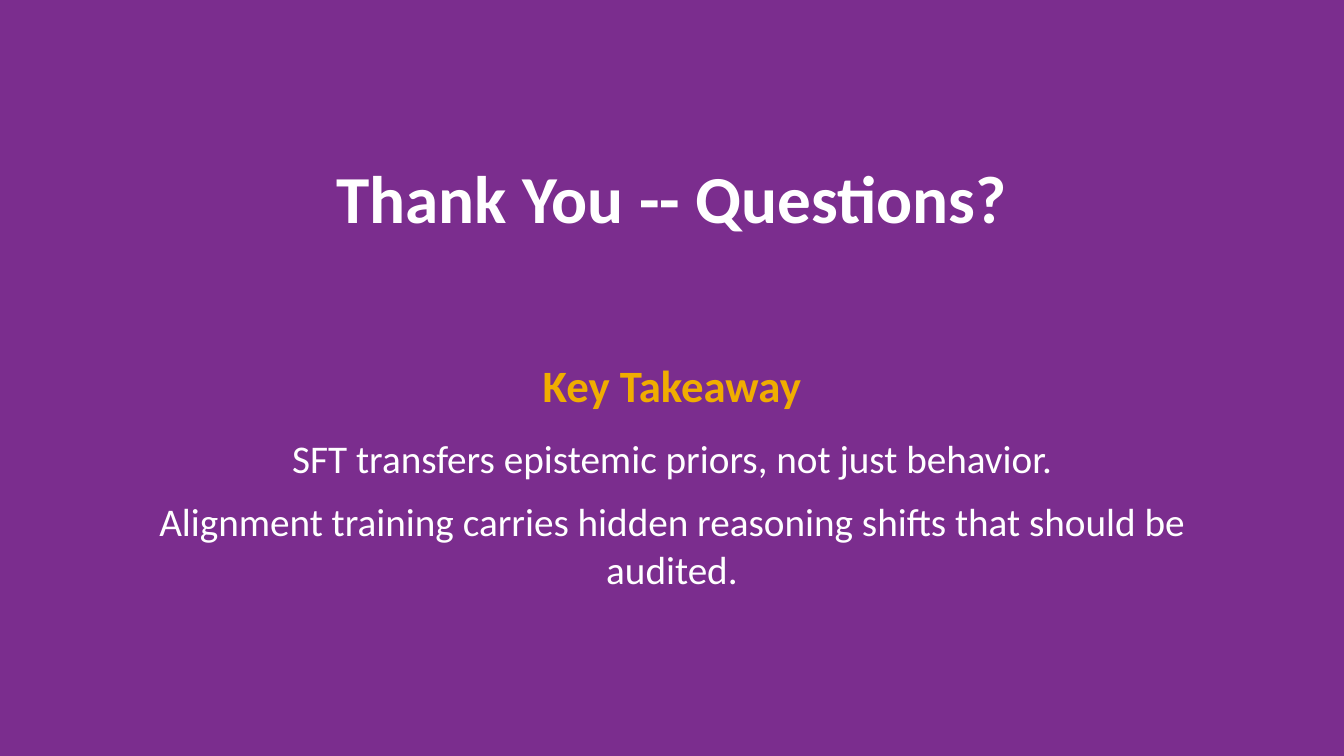
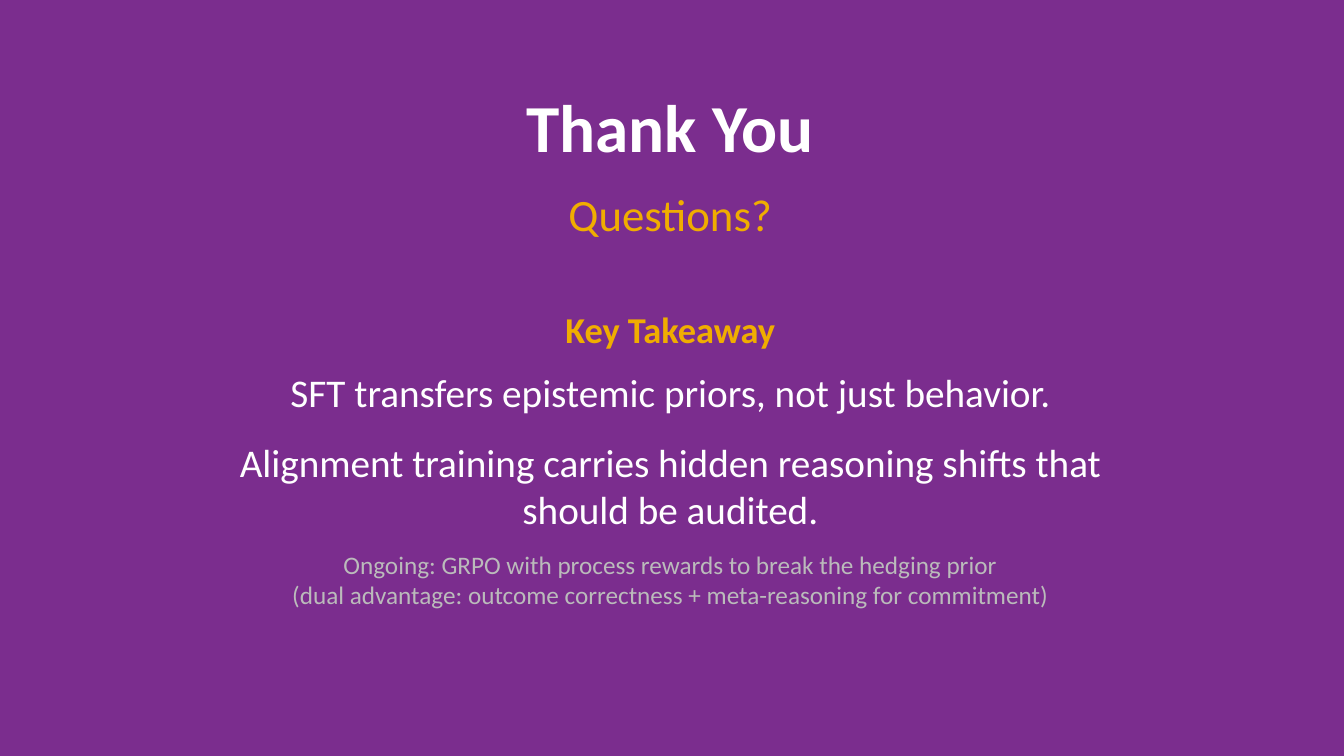
Before and after one commit to gbangban/ai-ideology-study, a slide deck: slide 10 of paper/iclr2026/iclr2026_spotlight.pptx. Drawn at 1344x756 pixels with LibreOffice and Linux fonts; fonts in the diff are those of the drawing. Boxes give left, top, right and bottom in pixels: in the first picture for what was removed or moved away, otherwise in the second. Text is boxed around its words. In the diff, an @@ line names an element or a change of style, - is before the commit and + after.

```diff
--- a/paper/iclr2026/iclr2026_spotlight.pptx
+++ b/paper/iclr2026/iclr2026_spotlight.pptx
@@ text at [526,105,814,153]: text changed @@
-Thank You -- Questions?
+Thank You
@@ text added at [568,200,771,237], 32 pt, text #F0AD00 @@
+Questions?
@@ text added at [565,317,775,349], 26 pt, text #F0AD00, bold @@
+Key Takeaway
@@ text added at [290,379,1051,414], 28 pt, text #FFFFFF @@
+SFT transfers epistemic priors, not just behavior.
@@ text at [292,370,1052,480]: paragraphs removed @@
-Key Takeaway
-SFT transfers epistemic priors, not just behavior.
@@ text "Alignment training carries hidden reasoning ...": place and size @@
-text "Alignment training carries hidden reasoning ..." at [159,370,1185,585]
+text "Alignment training carries hidden reasoning ..." at [240,449,1101,525]
@@ text added at [292,556,1048,609], 18 pt, text #BBBBBB @@
+Ongoing: GRPO with process rewards to break the hedging prior
+(dual advantage: outcome correctness + meta-reasoning for commitment)
```
Also in this commit, not shown: 6 other slides changed, 3 slides added, 3 slides removed, 2 other files.
